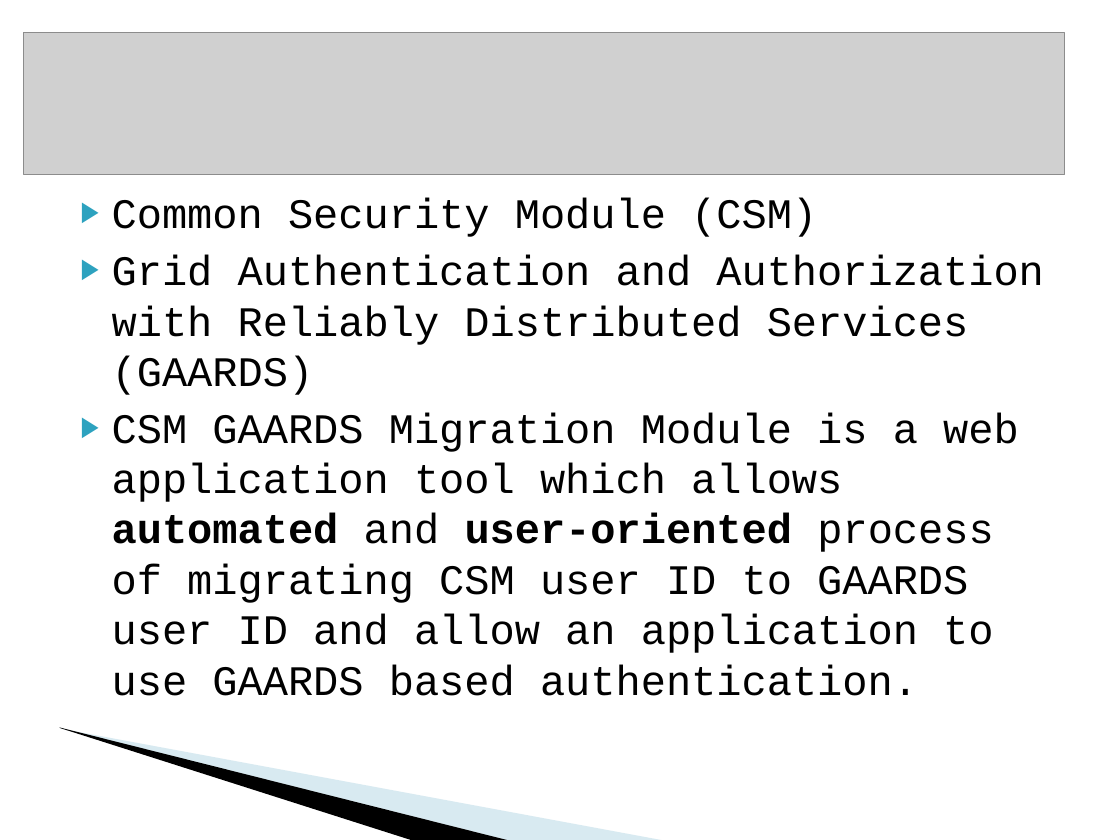
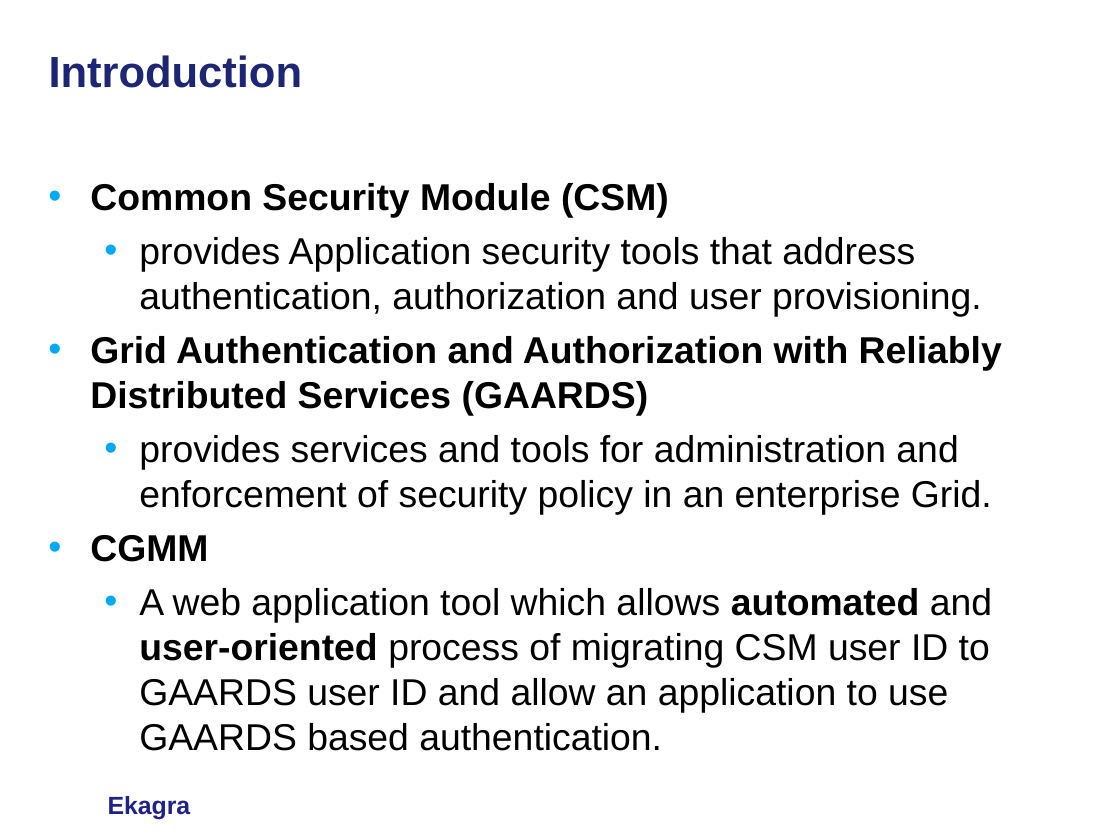
Before and after one commit to CBIIT/common-security-module-docs, a slide deck: slide 3 of CSM v4.1/Development/Design/CSM GAARDS Migration Module Presentation caGrid Users List 10-18-2008.ppt. Drawn at 1120x840 pixels with LibreOffice and Linux fonts; fonts in the diff are those of the drawing; grey boxes stand for pictures; background and template pictures are left out. Boxes give left, top, right and bottom in pixels: in the first picture for what was removed or moved away, otherwise in the second. Text is boxed around its words. In the diff, an @@ line names an element or a change of style, - is before the commit and + after.

```diff
--- a/CSM v4.1/Development/Design/CSM GAARDS Migration Module Presentation caGrid Users List 10-18-2008.ppt
+++ b/CSM v4.1/Development/Design/CSM GAARDS Migration Module Presentation caGrid Users List 10-18-2008.ppt
@@ picture removed at <box>24,32,1064,175</box> @@
@@ title added at <box>49,55,303,88</box>, 28 pt, text #1C2674, bold @@
+Introduction
@@ text "Common Security Module (CSM)": place and size @@
-text "Common Security Module (CSM)" at <box>112,198,1044,696</box>
+text "Common Security Module (CSM)" at <box>90,183,1002,751</box>
@@ text at <box>90,183,1002,416</box>: size 27 to 24 pt, font Courier New to Arial, bold on in "Common Security Module (CSM)", "Grid Authentication and Authorization with Reliably Distribu ..."; bullet ▶ to •; more space between paragraphs; bullet colour #2DA2BF to #00AAF6 @@
@@ text at <box>139,237,982,317</box>: paragraph added @@
+  • provides Application security tools that address authentication, authorization and user provisioning.
@@ text at <box>90,435,992,751</box>: text changed; size 27 to 24 pt; font Courier New to Arial @@
-▶ CSM GAARDS Migration Module is a web application tool which allows automated and user-oriented process of migrating CSM user ID to GAARDS user ID and allow an application to use GAARDS based authentication.
+  • provides services and tools for administration and enforcement of security policy in an enterprise Grid.
+• CGMM
+  • A web application tool which allows automated and user-oriented process of migrating CSM user ID to GAARDS user ID and allow an application to use GAARDS based authentication.
@@ freeform shape removed at <box>59,727,512,840</box> @@
@@ freeform shape removed at <box>62,728,666,840</box> @@
@@ text added at <box>108,796,191,820</box>, 16 pt, text #1F2289, bold @@
+Ekagra
```
Also in this commit, not shown: 7 other slides changed, 9 slides added, 14 slides removed.
